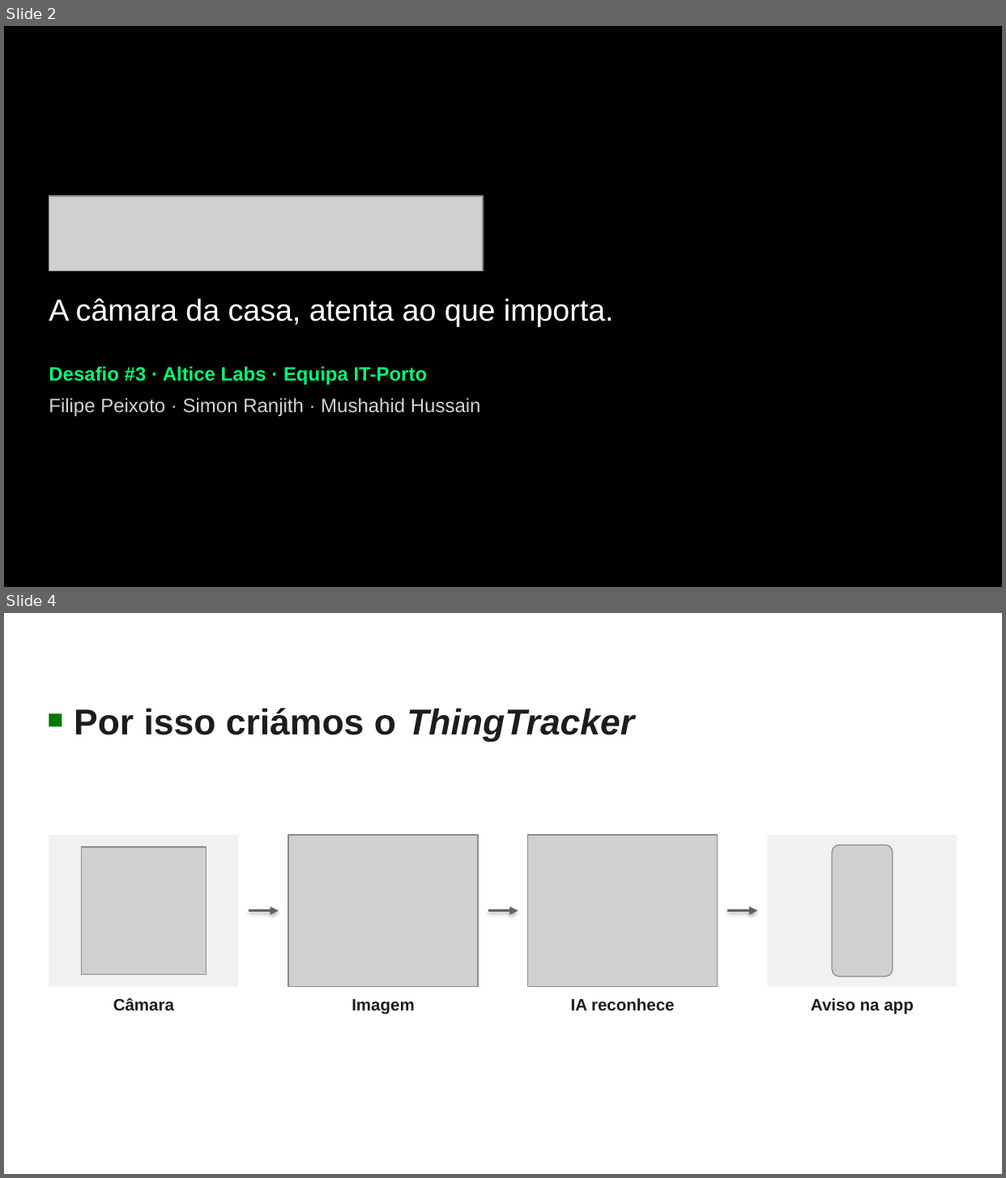
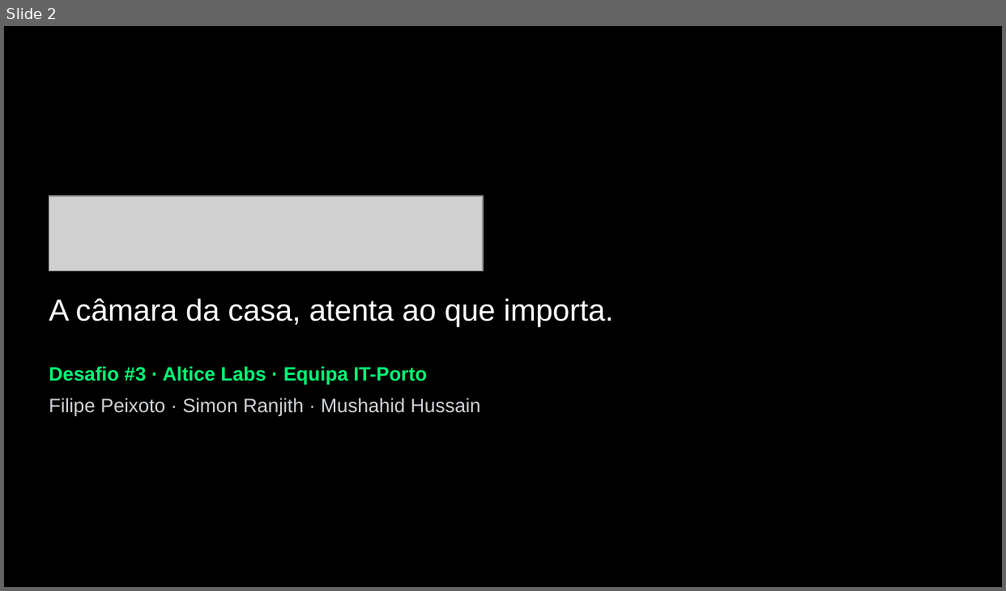
Before and after one commit to F1lipe01/hackathon-techweek, a slide deck: deliverables/deck/ThingTracker - Pitch 3 min.pptx. Shown one above the other, each under a label of ours: slides 2 and 4 before the commit, slide 2 after it; the slides between them are not shown. The pictures are 1006x1178 and 1006x591 pixels, drawn with LibreOffice and Linux fonts; fonts in the diff are those of the drawing; grey boxes stand for pictures; background and template pictures are left out. Boxes give left, top, right and bottom in pixels: in the first picture for what was removed or moved away, otherwise in the second. Text is boxed around its words. In the diff, an @@ line names an element or a change of style, - is before the commit and + after.

```diff
--- a/deliverables/deck/ThingTracker - Pitch 3 min.pptx
+++ b/deliverables/deck/ThingTracker - Pitch 3 min.pptx
@@ slide 4 removed at [4,613,1002,1174], background #FFFFFF @@
@@ text removed at [74,708,634,742] @@
-Por isso criámos o ThingTracker
@@ rectangle removed at [49,713,62,726] @@
@@ rectangle removed at [49,835,239,986] @@
@@ picture removed at [81,848,206,975] @@
@@ picture removed at [288,835,478,986] @@
@@ picture removed at [528,835,718,986] @@
@@ rectangle removed at [767,835,957,986] @@
@@ picture removed at [833,845,893,976] @@
@@ arrow removed from (249, 910) to (279, 910) @@
@@ arrow removed from (488, 910) to (518, 910) @@
@@ arrow removed from (727, 910) to (757, 910) @@
@@ text removed at [113,998,174,1012] @@
-Câmara
@@ text removed at [351,999,414,1015] @@
-Imagem
@@ text removed at [571,999,675,1012] @@
-IA reconhece
@@ text removed at [811,999,913,1015] @@
-Aviso na app
```
Also in this commit, not shown: 4 slides added, 1 other slide removed, 3 other files.
